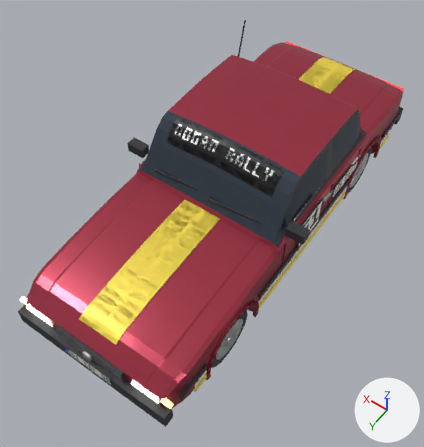
The glTF model assets/cars/kerkenez/kerkenez.glb as it was, and as the next commit left it.
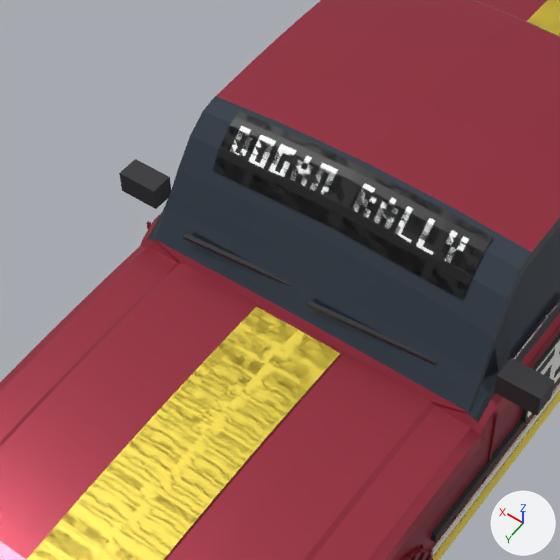
There are two pictures of each version: one whole from a 50 mm camera at (-2.06, 3.28, 5.0) aimed at (-0.02, 0.42, 0.51), one close up on the part from 18% to 74% of the width and 16% to 68% of the height. Arrows for +X, +Y and +Z are at lower right; the lights stay in place. The last two pictures show the newer version. Where no turn or scale is listed for an object, it has been applied to the vertices. Vertices at exactly the same position are counted once.

Names of what the first close-up shows: 'body.012', 'livery.012'.
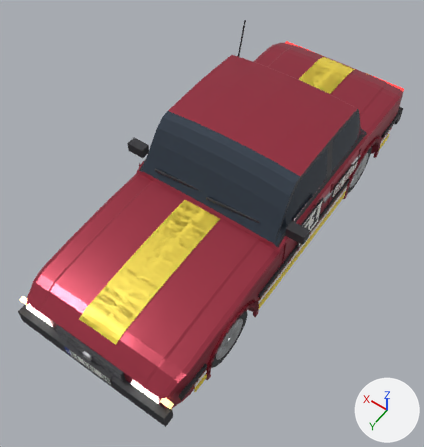
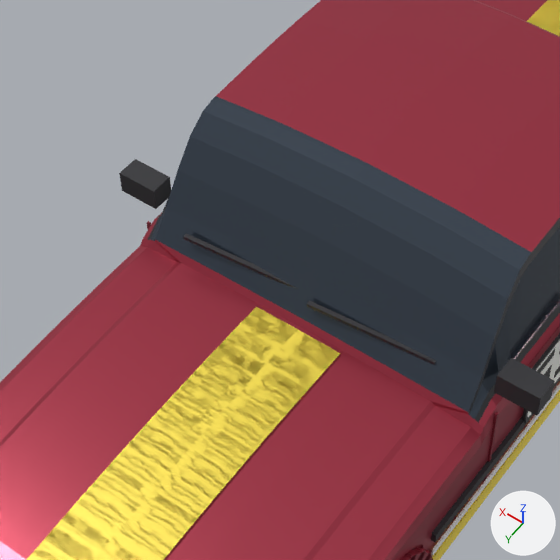
Pixel boxes [x1, y1, x2, y2] of what changed, in the close-ups (560 x 560 px):
part 1 of me_livery_018, deleted
    before: [213, 112, 493, 300]

The change, as a diff of the scene's bpy script:
```diff
--- a/assets/cars/kerkenez/kerkenez.glb.py
+++ b/assets/cars/kerkenez/kerkenez.glb.py
@@ me_livery_018 @@
 # used by ob_livery_012; location = (0.0, 0.0, 0.0)
-me_livery_018.from_pydata(...)  # 3602 vertices, 7128 faces; spans x -0.86..0.86, y -2.1..1.99, z 0.29..1.39
+me_livery_018.from_pydata(...)  # 3008 vertices, 5944 faces; spans x -0.86..0.86, y -2.1..1.99, z 0.29..0.91
+# me_livery_018 part 1: the loose piece of 594 vertices spanning x -0.57..0.57, y 0.14..0.32, z 1.19..1.39 is deleted
 me_livery_018.materials.append(mat_livery_yellow)
@@ me_livery_018 @@
 me_livery_018.materials.append(mat_kerkenez_sponsor)
-me_livery_018.materials.append(mat_kerkenez_banner)  # picture img_kerkenez_banner
```
